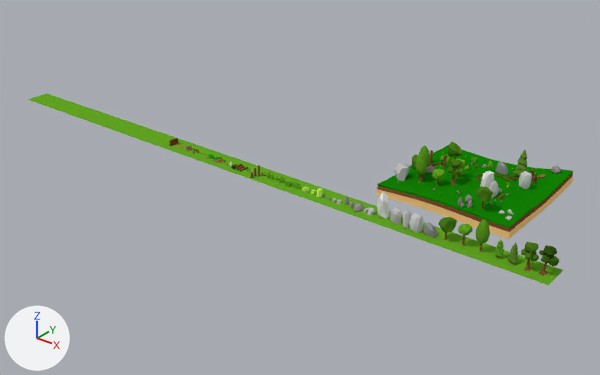
Before and after pictures for a commit that changed the Blender file ldjam/ldjam_challenge_3.blend.
Rendered twice from a camera (50 mm lens) standing at (15.9, -180.8, 59.1) and looking at (-71.7, -71.2, -8.8). The lights are fixed; the arrows at lower left show +X, +Y and +Z.
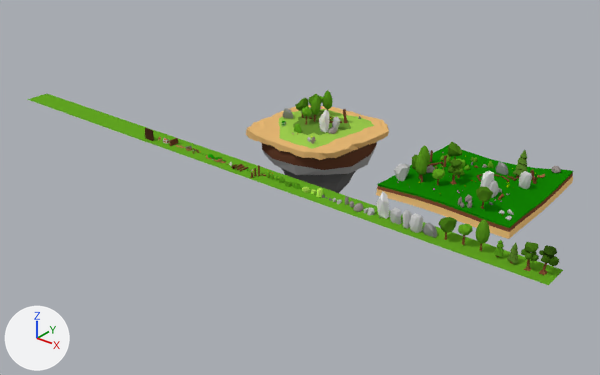
Where the change shows, as pixel boxes (x1, y1, x2, y2) in the pictures (600 x 375 px):
'Cylinder', added
    after: (246, 105, 389, 193)
'Rock_v5.002', added
    after: (319, 110, 329, 133)
'Tree_v3.003', added
    after: (310, 95, 321, 122)
'Tree_v3.004', added
    after: (323, 90, 333, 111)
'Tree_v5.005', added
    after: (295, 98, 309, 118)
'Cube.002', added
    after: (145, 128, 154, 141)
'Tree_v4.003', added
    after: (301, 107, 312, 125)
'Rock_v1.002', added
    after: (283, 108, 293, 119)
'Rock_v4.002', added
    after: (332, 117, 340, 130)
'Brush_v4.001', added
    after: (294, 124, 301, 133)
'Tree_v5.004', added
    after: (308, 94, 322, 105)
'Rock_med_v3.003', added
    after: (328, 127, 337, 134)
'Dead_Tree_v1.001', added
    after: (343, 109, 348, 123)

Patch to the scene script:
```diff
--- a/ldjam/ldjam_challenge_3.blend.py
+++ b/ldjam/ldjam_challenge_3.blend.py
@@ me_cube_024 @@
+me_cube_024.from_pydata(...)  # 228 vertices, 241 faces; spans x -1.0..1.0, y -0.2..0.2, z 0.0..22.8
+me_cube_024.materials.append(mat_material)  # picture img_imphenziapalette01_256_gradientx4_png
@@ me_cylinder_019 @@
+me_cylinder_019.from_pydata(...)  # 434 vertices, 707 faces; spans x -1.1..1.1, y -1.0..1.1, z -31.9..5.3
+me_cylinder_019.materials.append(mat_material)  # picture img_imphenziapalette01_256_gradientx4_png
@@ ob_cube_002 @@
+ob_cube_002 = bpy.data.objects.new('Cube.002', me_cube_024)
+ob_cube_002.location = (-96.2, -85.7, -0.8)
+ob_cube_002.scale = (1.0, 1.0, 0.0909)
@@ ob_cylinder @@
+ob_cylinder = bpy.data.objects.new('Cylinder', me_cylinder_019)
+ob_cylinder.location = (-71.7, -65.4, -0.1)
+ob_cylinder.scale = (10.3, 10.3, 0.383)
@@ ob_dead_tree_v1_001 @@
+ob_dead_tree_v1_001 = bpy.data.objects.new('Dead_Tree_v1.001', me_cylinder_007)
+ob_dead_tree_v1_001.location = (-68.9, -61.0, 1.8)
+ob_dead_tree_v1_001.rotation_euler = (-3.013, -3.046, -3.148)  # degrees (-173, -175, -180)
+ob_dead_tree_v1_001.scale = (1.67, 1.67, 1.67)
@@ ob_brush_v4_001 @@
+ob_brush_v4_001 = bpy.data.objects.new('Brush_v4.001', me_icosphere_003)
+ob_brush_v4_001.location = (-73.1, -70.2, 1.7)
+ob_brush_v4_001.rotation_euler = (-0.0438, -0.13, -0.463)  # degrees (-2.5, -7.4, -27)
+ob_brush_v4_001.scale = (1.31, 1.31, 1.31)
@@ ob_rock_v1_002 @@
+ob_rock_v1_002 = bpy.data.objects.new('Rock_v1.002', me_icosphere_002)
+ob_rock_v1_002.location = (-79.0, -65.8, 1.8)
+ob_rock_v1_002.rotation_euler = (0.0233, 0.0383, 0.544)  # degrees (1.3, 2.2, 31)
@@ ob_rock_med_v3_003 @@
+ob_rock_med_v3_003 = bpy.data.objects.new('Rock_med_v3.003', me_icosphere_015)
+ob_rock_med_v3_003.location = (-67.7, -66.5, 1.8)
+ob_rock_med_v3_003.rotation_euler = (-0.0642, -0.0352, 0.0361)  # degrees (-3.7, -2, 2.1)
@@ ob_rock_v4_002 @@
+ob_rock_v4_002 = bpy.data.objects.new('Rock_v4.002', me_icosphere_006)
+ob_rock_v4_002.location = (-68.7, -65.0, 1.8)
+ob_rock_v4_002.rotation_euler = (0.114, 0.189, 0.93)  # degrees (6.5, 11, 53)
@@ ob_rock_v5_002 @@
+ob_rock_v5_002 = bpy.data.objects.new('Rock_v5.002', me_icosphere_018)
+ob_rock_v5_002.location = (-69.8, -67.3, 1.8)
+ob_rock_v5_002.rotation_euler = (-0.135, 0.114, 0.00888)  # degrees (-7.7, 6.5, 0.5)
+ob_rock_v5_002.scale = (1.0, 1.0, 0.925)
@@ ob_tree_v5_005 @@
+ob_tree_v5_005 = bpy.data.objects.new('Tree_v5.005', me_cylinder_004)
+ob_tree_v5_005.location = (-76.8, -64.1, 1.8)
+ob_tree_v5_005.rotation_euler = (-3.103, -3.038, 4.28)  # degrees (-178, -174, 245)
@@ ob_tree_v3_004 @@
+ob_tree_v3_004 = bpy.data.objects.new('Tree_v3.004', me_cylinder_002)
+ob_tree_v3_004.location = (-74.0, -60.0, 1.7)
+ob_tree_v3_004.rotation_euler = (-0.0174, -0.0166, -0.000406)  # degrees (-1, -1, -0)
+_m = ob_tree_v3_004.modifiers.new('Decimate', 'DECIMATE')
@@ ob_tree_v5_004 @@
+ob_tree_v5_004 = bpy.data.objects.new('Tree_v5.004', me_cylinder_004)
+ob_tree_v5_004.location = (-75.4, -61.9, 1.8)
+ob_tree_v5_004.rotation_euler = (-0.00936, 0.0862, -3.56)  # degrees (-0.5, 4.9, -204)
@@ ob_tree_v4_003 @@
+ob_tree_v4_003 = bpy.data.objects.new('Tree_v4.003', me_cylinder_003)
+ob_tree_v4_003.location = (-74.3, -66.2, 1.7)
+ob_tree_v4_003.rotation_euler = (-0.0302, 0.0644, 1.526)  # degrees (-1.7, 3.7, 87)
@@ ob_tree_v3_003 @@
+ob_tree_v3_003 = bpy.data.objects.new('Tree_v3.003', me_cylinder_002)
+ob_tree_v3_003.location = (-73.8, -64.3, 1.8)
+ob_tree_v3_003.rotation_euler = (-0.106, 0.012, -0.00188)  # degrees (-6.1, 0.7, -0.1)
+_m = ob_tree_v3_003.modifiers.new('Decimate', 'DECIMATE')
```
